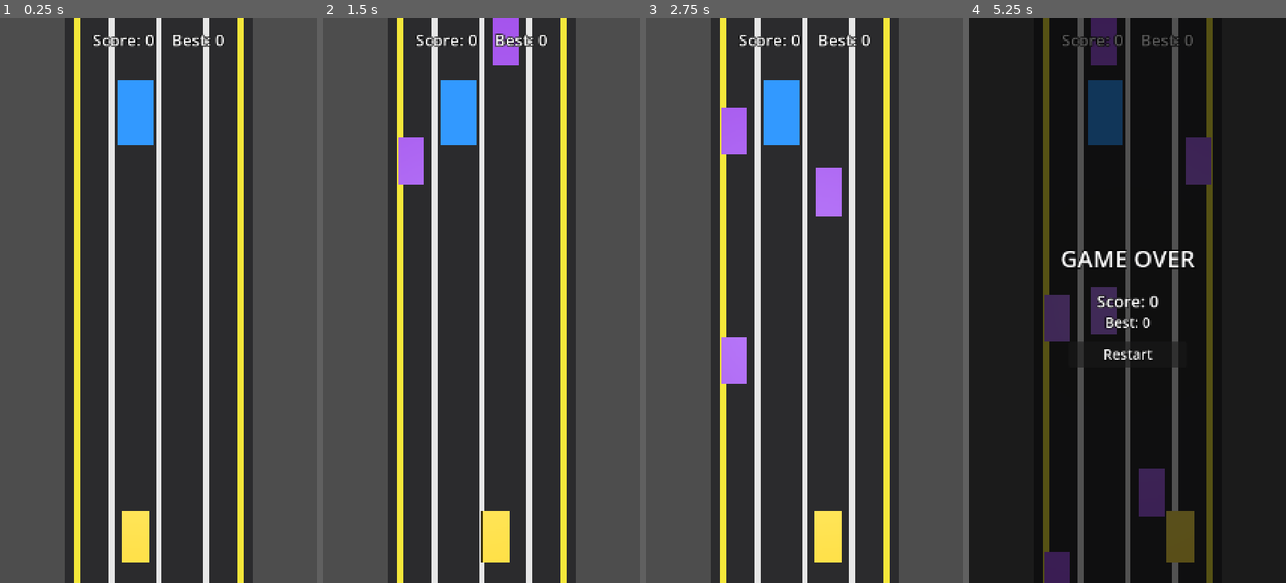
Above: before the commit, frames 1-4 (left to right).
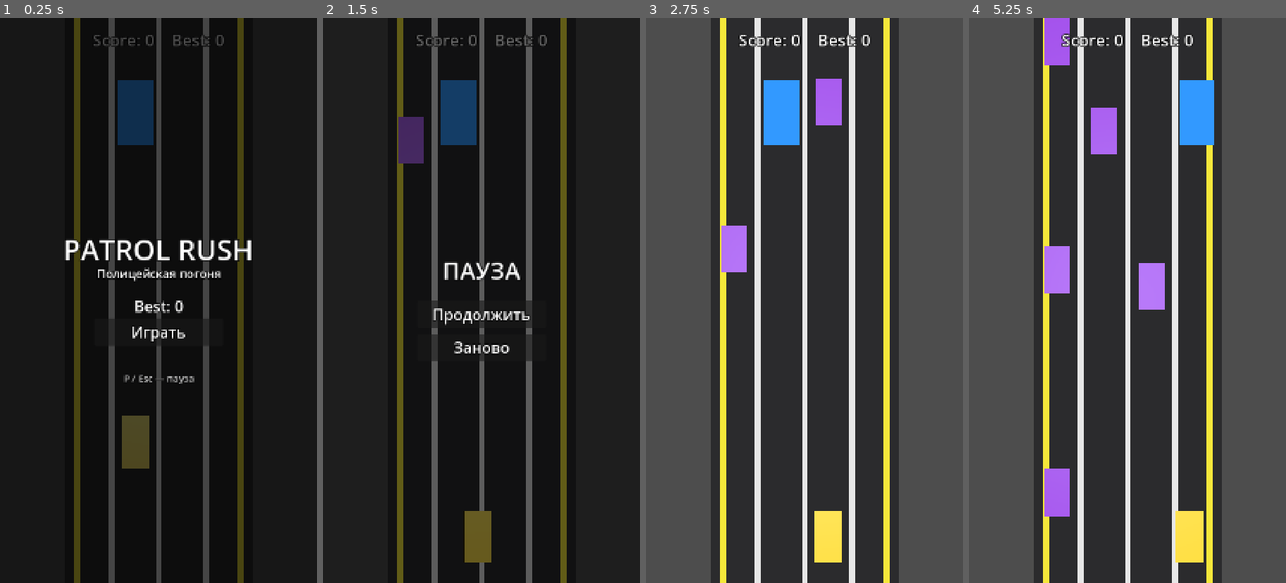
Above: after the commit, the same moments.

Repository: mibazarow/car-game
Game: Godot game, scene res://scenes/Main.tscn
Same seed, same stepped clock (60 frames per second), same inputs: the game is played once before the commit and once after it.
Inputs (mouse positions are in pixels of both pictures, inside the frame that each line leads up to):
- Up to frame 1 (0.25 s): no input
- Up to frame 2 (1.5 s): click (481, 334) at 0.5 s, where only the run after the commit has a clickable "Играть"; tap Enter (ui_accept) at 1.25 s; hold Right (move_right) from 1.28 s (still down); hold Enter (ui_accept) from 1.28 s (still down); tap P at 1.35 s
- Up to frame 3 (2.75 s): release Right (move_right) at 2 s; release Enter (ui_accept) at 2 s; click (804, 311) at 2 s, where only the run after the commit has a clickable "Продолжить"
- Up to frame 4 (5.25 s): hold Left (move_left) 2.78-3.53 s; tap Enter (ui_accept) at 2.85, 3.02, 3.32 s; tap P at 3.05, 3.6 s; hold Right (move_right) 3.53-4.25 s; hold Enter (ui_accept) 3.53-4.25 s; click (1127, 345) at 4.25 s, where only the run after the commit has a clickable "Заново"; hold Right (move_right) from 5.03 s (still down); tap R at 5.1 s

The runs differ from the first frame. In frame 1, 99% of the frame differs, in the area x 0-100%, y 0-100%; in frame 2, 97%; in frame 3, 3.4%; in frame 4, 98%.

Commit message:
Add start menu and pause (P/Esc), freeze world when not playing

Diff:
--- a/autoload/GameState.gd
+++ b/autoload/GameState.gd
@@ -52,7 +52,7 @@
 ## Best score seen so far (persisted).
 var best: int = 0
 ## Current game state: "menu" | "playing" | "paused" | "game_over".
-var state: String = "playing"
+var state: String = "menu"
 ## Difficulty level already applied (speed bumps consumed).
 var _level := 0
 
@@ -96,6 +96,27 @@
 	_level = 0
 	score_changed.emit()
 
+## Start a run from the menu: reset and enter the "playing" state.
+func start_game() -> void:
+	reset_run()
+
+## Toggle between "playing" and "paused".
+func toggle_pause() -> void:
+	if state == "playing":
+		state = "paused"
+	elif state == "paused":
+		state = "playing"
+
+## Resume from the pause screen back to "playing".
+func resume() -> void:
+	if state == "paused":
+		state = "playing"
+
+func _unhandled_input(event: InputEvent) -> void:
+	if event is InputEventKey and event.pressed and not event.echo:
+		if event.keycode == KEY_P or event.keycode == KEY_ESCAPE:
+			toggle_pause()
+
 
 func _load_best() -> void:
 	var cfg := ConfigFile.new()
--- a/scenes/Main.tscn
+++ b/scenes/Main.tscn
@@ -6,6 +6,8 @@
 [ext_resource type="PackedScene" path="res://scenes/FleeingCar.tscn" id="4_fleeing"]
 [ext_resource type="PackedScene" path="res://scenes/HUD.tscn" id="5_hud"]
 [ext_resource type="PackedScene" path="res://scenes/GameOverScreen.tscn" id="6_over"]
+[ext_resource type="PackedScene" path="res://scenes/MenuScreen.tscn" id="7_menu"]
+[ext_resource type="PackedScene" path="res://scenes/PauseScreen.tscn" id="8_pause"]
 
 [node name="Main" type="Node3D"]
 
@@ -34,3 +36,7 @@
 [node name="HUD" parent="." instance=ExtResource("5_hud")]
 
 [node name="GameOverScreen" parent="." instance=ExtResource("6_over")]
+
+[node name="MenuScreen" parent="." instance=ExtResource("7_menu")]
+
+[node name="PauseScreen" parent="." instance=ExtResource("8_pause")]
--- /dev/null
+++ b/scenes/MenuScreen.tscn
@@ -0,0 +1,110 @@
+[gd_scene load_steps=2 format=3 uid="uid://menuscreen001"]
+
+[ext_resource type="Script" path="res://scripts/menu.gd" id="1_menu"]
+
+[node name="MenuScreen" type="CanvasLayer"]
+layer = 2
+visible = false
+script = ExtResource("1_menu")
+
+[node name="Panel" type="Control" parent="."]
+layout_mode = 2
+anchors_preset = 15
+anchor_right = 1.0
+anchor_bottom = 1.0
+
+[node name="Background" type="ColorRect" parent="Panel"]
+layout_mode = 2
+anchors_preset = 15
+anchor_right = 1.0
+anchor_bottom = 1.0
+color = Color(0, 0, 0, 0.7)
+
+[node name="Title" type="Label" parent="Panel"]
+layout_mode = 2
+anchors_preset = 8
+anchor_left = 0.5
+anchor_top = 0.5
+anchor_right = 0.5
+anchor_bottom = 0.5
+offset_left = -220.0
+offset_top = -120.0
+offset_right = 220.0
+offset_bottom = -70.0
+theme_override_font_sizes/font_size = 48
+theme_override_colors/font_color = Color(1, 1, 1, 1)
+theme_override_colors/font_outline_color = Color(0, 0, 0, 1)
+theme_override_constants/outline_size = 6
+horizontal_alignment = 1
+text = "PATROL RUSH"
+
+[node name="Subtitle" type="Label" parent="Panel"]
+layout_mode = 2
+anchors_preset = 8
+anchor_left = 0.5
+anchor_top = 0.5
+anchor_right = 0.5
+anchor_bottom = 0.5
+offset_left = -220.0
+offset_top = -60.0
+offset_right = 220.0
+offset_bottom = -30.0
+theme_override_font_sizes/font_size = 20
+theme_override_colors/font_color = Color(1, 1, 1, 1)
+theme_override_colors/font_outline_color = Color(0, 0, 0, 1)
+theme_override_constants/outline_size = 6
+horizontal_alignment = 1
+text = "Полицейская погоня"
+
+[node name="BestValue" type="Label" parent="Panel"]
+layout_mode = 2
+anchors_preset = 8
+anchor_left = 0.5
+anchor_top = 0.5
+anchor_right = 0.5
+anchor_bottom = 0.5
+offset_left = -220.0
+offset_top = -10.0
+offset_right = 220.0
+offset_bottom = 16.0
+theme_override_font_sizes/font_size = 26
+theme_override_colors/font_color = Color(1, 1, 1, 1)
+theme_override_colors/font_outline_color = Color(0, 0, 0, 1)
+theme_override_constants/outline_size = 6
+horizontal_alignment = 1
+
+[node name="PlayButton" type="Button" parent="Panel"]
+layout_mode = 2
+anchors_preset = 8
+anchor_left = 0.5
+anchor_top = 0.5
+anchor_right = 0.5
+anchor_bottom = 0.5
+offset_left = -110.0
+offset_top = 30.0
+offset_right = 110.0
+offset_bottom = 74.0
+theme_override_font_sizes/font_size = 26
+theme_override_colors/font_color = Color(1, 1, 1, 1)
+theme_override_colors/font_outline_color = Color(0, 0, 0, 1)
+theme_override_constants/outline_size = 6
+horizontal_alignment = 1
+text = "Играть"
+
+[node name="Hint" type="Label" parent="Panel"]
+layout_mode = 2
+anchors_preset = 8
+anchor_left = 0.5
+anchor_top = 0.5
+anchor_right = 0.5
+anchor_bottom = 0.5
+offset_left = -200.0
+offset_top = 120.0
+offset_right = 200.0
+offset_bottom = 146.0
+theme_override_font_sizes/font_size = 16
+theme_override_colors/font_color = Color(1, 1, 1, 0.8)
+theme_override_colors/font_outline_color = Color(0, 0, 0, 1)
+theme_override_constants/outline_size = 4
+horizontal_alignment = 1
+text = "P / Esc — пауза"
--- /dev/null
+++ b/scenes/PauseScreen.tscn
@@ -0,0 +1,75 @@
+[gd_scene load_steps=2 format=3 uid="uid://pausescreen001"]
+
+[ext_resource type="Script" path="res://scripts/pause.gd" id="1_pause"]
+
+[node name="PauseScreen" type="CanvasLayer"]
+layer = 3
+visible = false
+script = ExtResource("1_pause")
+
+[node name="Panel" type="Control" parent="."]
+layout_mode = 2
+anchors_preset = 15
+anchor_right = 1.0
+anchor_bottom = 1.0
+
+[node name="Background" type="ColorRect" parent="Panel"]
+layout_mode = 2
+anchors_preset = 15
+anchor_right = 1.0
+anchor_bottom = 1.0
+color = Color(0, 0, 0, 0.6)
+
+[node name="Title" type="Label" parent="Panel"]
+layout_mode = 2
+anchors_preset = 8
+anchor_left = 0.5
+anchor_top = 0.5
+anchor_right = 0.5
+anchor_bottom = 0.5
+offset_left = -200.0
+offset_top = -80.0
+offset_right = 200.0
+offset_bottom = -30.0
+theme_override_font_sizes/font_size = 40
+theme_override_colors/font_color = Color(1, 1, 1, 1)
+theme_override_colors/font_outline_color = Color(0, 0, 0, 1)
+theme_override_constants/outline_size = 6
+horizontal_alignment = 1
+text = "ПАУЗА"
+
+[node name="ResumeButton" type="Button" parent="Panel"]
+layout_mode = 2
+anchors_preset = 8
+anchor_left = 0.5
+anchor_top = 0.5
+anchor_right = 0.5
+anchor_bottom = 0.5
+offset_left = -110.0
+offset_top = 0.0
+offset_right = 110.0
+offset_bottom = 44.0
+theme_override_font_sizes/font_size = 26
+theme_override_colors/font_color = Color(1, 1, 1, 1)
+theme_override_colors/font_outline_color = Color(0, 0, 0, 1)
+theme_override_constants/outline_size = 6
+horizontal_alignment = 1
+text = "Продолжить"
+
+[node name="RestartButton" type="Button" parent="Panel"]
+layout_mode = 2
+anchors_preset = 8
+anchor_left = 0.5
+anchor_top = 0.5
+anchor_right = 0.5
+anchor_bottom = 0.5
+offset_left = -110.0
+offset_top = 56.0
+offset_right = 110.0
+offset_bottom = 100.0
+theme_override_font_sizes/font_size = 26
+theme_override_colors/font_color = Color(1, 1, 1, 1)
+theme_override_colors/font_outline_color = Color(0, 0, 0, 1)
+theme_override_constants/outline_size = 6
+horizontal_alignment = 1
+text = "Заново"
--- a/scripts/fleeing/fleeing_car.gd
+++ b/scripts/fleeing/fleeing_car.gd
@@ -32,6 +32,8 @@
 	position.z = Z_POS
 
 func _physics_process(delta: float) -> void:
+	if GameState.state != "playing":
+		return
 	# Stay pinned near the top of the screen.
 	position.z = Z_POS
 
--- /dev/null
+++ b/scripts/menu.gd
@@ -0,0 +1,25 @@
+extends CanvasLayer
+## Menu screen: shown while GameState.state == "menu". Starts the run on
+## Play button press or ui_accept.
+
+var _best_value: Label
+var _play_button: Button
+
+func _ready() -> void:
+	_best_value = $Panel/BestValue
+	_play_button = $Panel/PlayButton
+	_play_button.pressed.connect(_start)
+
+func _process(_delta: float) -> void:
+	visible = (GameState.state == "menu")
+	if visible:
+		_best_value.text = "Best: %d" % GameState.best
+
+func _unhandled_input(event: InputEvent) -> void:
+	if !visible:
+		return
+	if event.is_action_pressed("ui_accept"):
+		_start()
+
+func _start() -> void:
+	GameState.start_game()
--- /dev/null
+++ b/scripts/pause.gd
@@ -0,0 +1,20 @@
+extends CanvasLayer
+## Pause screen: shown while GameState.state == "paused". Resumes or restarts.
+
+var _resume_button: Button
+var _restart_button: Button
+
+func _ready() -> void:
+	_resume_button = $Panel/ResumeButton
+	_restart_button = $Panel/RestartButton
+	_resume_button.pressed.connect(GameState.resume)
+	_restart_button.pressed.connect(GameState.reset_run)
+
+func _process(_delta: float) -> void:
+	visible = (GameState.state == "paused")
+
+func _unhandled_input(event: InputEvent) -> void:
+	if !visible:
+		return
+	if event.is_action_pressed("ui_accept"):
+		GameState.resume()
--- a/scripts/road/road_generator.gd
+++ b/scripts/road/road_generator.gd
@@ -99,6 +99,8 @@
 
 
 func _process(delta: float) -> void:
+	if GameState.state != "playing":
+		return
 	var step := GameState.speed * delta
 	for child in get_children():
 		child.position.z += step
--- a/scripts/traffic/traffic_car.gd
+++ b/scripts/traffic/traffic_car.gd
@@ -73,6 +73,8 @@
 	add_to_group("traffic")
 
 func _physics_process(delta: float) -> void:
+	if GameState.state != "playing":
+		return
 	speed_z = GameState.speed - forward_speed
 	var ahead := _car_ahead()
 	if ahead != null:
--- a/scripts/traffic/traffic_spawner.gd
+++ b/scripts/traffic/traffic_spawner.gd
@@ -33,6 +33,8 @@
 
 ## Spawn one traffic car from the pool (or create a new instance).
 func _spawn() -> void:
+	if GameState.state != "playing":
+		return
 	if _active_count >= MAX_TRAFFIC:
 		return
 
Not shown: 1 places in scenes/Main.tscn that only renumber resources
Not shown, added: scripts/road/road_generator.gd.uid
Not shown, changed: process.md
